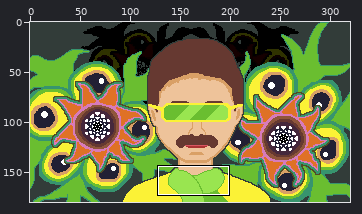
File history of a pixel-art file, assets/pictures/menu/menu_screen2.aseprite. The first picture is a wide view before the edit; the outline marks the close-up.
Close-up. Before:
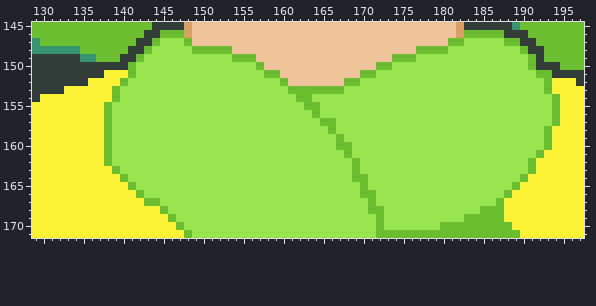
320x180 pixels, 1 frame. Colours within 5 levels of each other are drawn and written as one. Shown: x 129..197, y 145..171.
And afterwards:
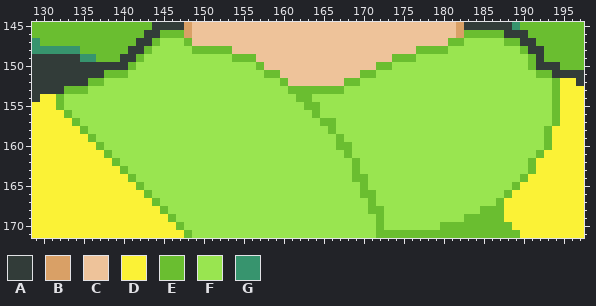
Palette (. is transparent): A #323c39  B #d9a066  C #eec39a  D #fbf236  E #6abe30  F #99e550  G #37946e
From old to new:
Layer "hero":
y 151: x 138..141 DDDE -> EEEF
y 152: x 136..140 DDDDE -> EEFFF; x 193..194 ED -> FE
y 153: x 133..139 DDDDDDE -> EEEFFFF; x 193..194 ED -> FE
y 154: x 132..139 DDDDDDDE -> EFFFFFFF
y 155: x 132..138 DDDDDDE -> EFFFFFF
y 156: x 133..138 DDDDDE -> EFFFFF
y 157: x 134..138 DDDDE -> EFFFF
y 158: x 135..138 DDDE -> EFFF
y 159: x 136..138 DDE -> EFF
y 160: x 137..138 DE -> EF
y 162: x 138..139 EF -> DE
y 163: x 139..140 EF -> DE
y 164: x 140..141 EF -> DE
y 165: x 141..142 EF -> DE
y 166: x 142..143 EF -> DE
y 167: x 143 E -> D
